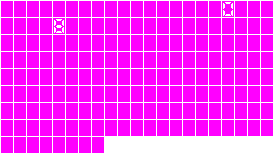
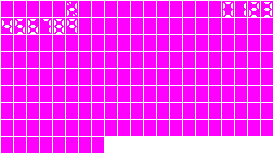
Layered file, before and after one edit (275 × 155). Changes by layer:
added layer "Layer 1" above "Background" over [67, 2, 77, 16]
added layer "Background" over [2, 2, 272, 34]
